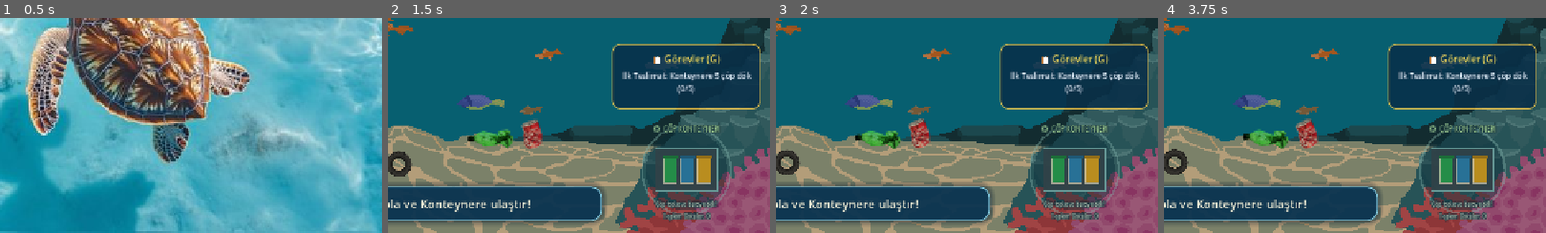
Above: before the commit, frames 1-4 (left to right).
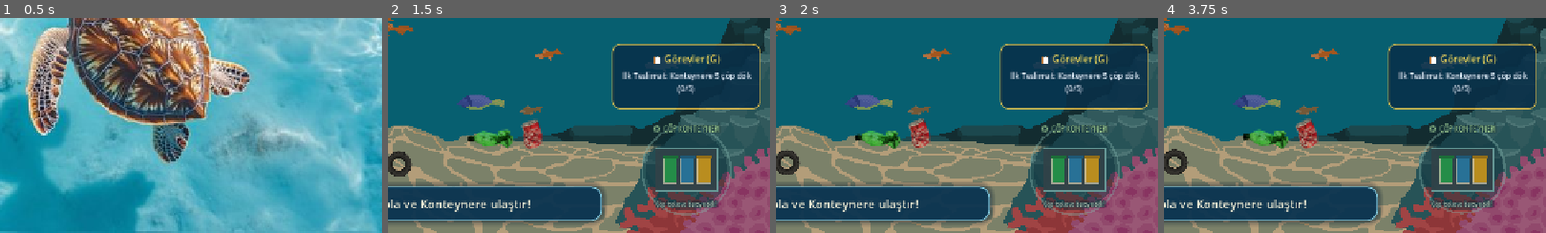
Above: after the commit, the same moments.

Repository: tubaiskol/Mavi-Donus-Hackathon-Team22
Game: Godot game, scene res://scenes/main_menu.tscn
Same seed, same stepped clock (60 frames per second), same inputs: the game is played once before the commit and once after it. The engine's default icon, where the game draws it, is replaced by a stand-in: a white triangle on a blue panel in a dark square.
Inputs:
- Up to frame 1 (0.5 s): no input
- Up to frame 2 (1.5 s): click "Denize Açıl" at 0.5 s; click "▶️ Göreve Başla" at 1.25 s
- Up to frame 3 (2 s): no input
- Up to frame 4 (3.75 s): click "⏸️ Duraklat (ESC)" at 2 s; click "📋 Görevler (G)" at 2.75 s; click "▶️ Devam Et" at 3.5 s
The pictures show only the part of the screen within x 50-100%, y 50-100%; the shares and areas given below are measured in that part.

Frame 1 is identical in both runs. In frame 2, 0.4% of the frame differs, in the area x 71-85%, y 90-96%; in frame 3, 0.4%; in frame 4, 0.4%.

Commit message:
fix: konteyner sayısını yalnızca sol üst bilgi kutusunda göster

Diff:
--- a/scripts/game.gd
+++ b/scripts/game.gd
@@ -202,13 +202,10 @@
 	if _dock_sub_label == null:
 		return
 	if GameState.carried_trash > 0:
-		_dock_sub_label.text = "Buraya Bırak: %d Çöp (+Ek Coin!)\nToplam Dökülen: %d" % [
-			GameState.carried_trash,
-			GameState.delivered_trash
-		]
+		_dock_sub_label.text = "Çöpleri buraya bırak (+Ek Coin!)"
 		_dock_sub_label.add_theme_color_override("font_color", Color(1.0, 0.92, 0.38))
 	else:
-		_dock_sub_label.text = "Çöp topla ve buraya dök!\nToplam Dökülen: %d" % GameState.delivered_trash
+		_dock_sub_label.text = "Çöp topla ve buraya dök!"
 		_dock_sub_label.add_theme_color_override("font_color", Color(0.85, 0.96, 1.0))
 
 
